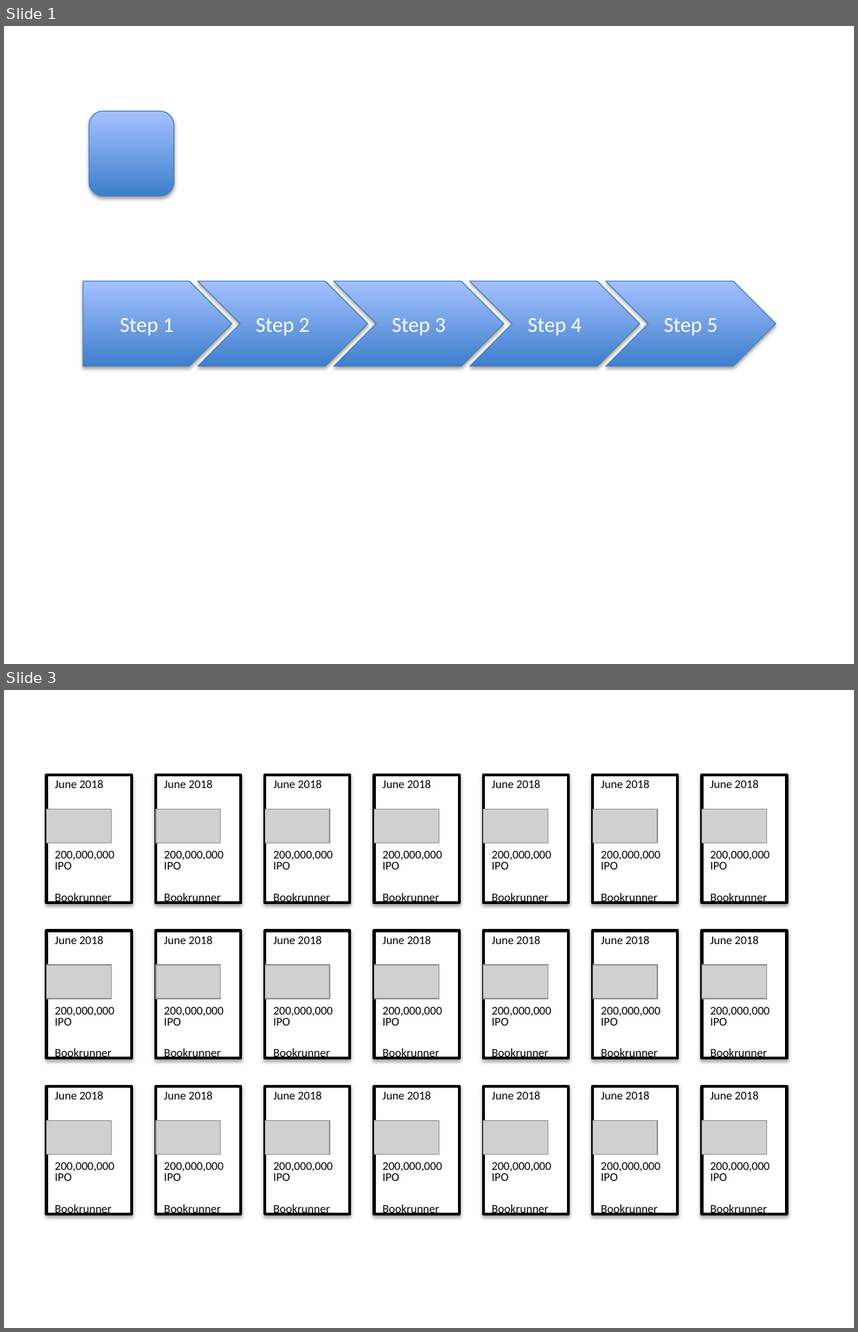
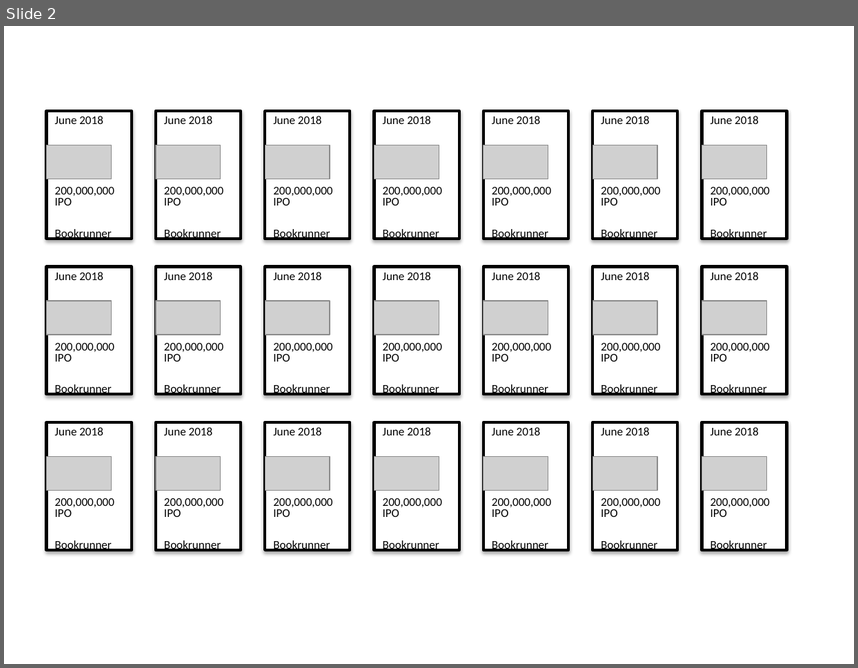
Before and after one commit to cbhuston/IBPowerPointPrototype, a slide deck: test.pptx. Shown one above the other, each under a label of ours: slides 1 and 3 before the commit, slide 2 after it; the slides between them are not shown. The pictures are 858x1332 and 858x668 pixels, drawn with LibreOffice and Linux fonts; fonts in the diff are those of the drawing; grey boxes stand for pictures. Boxes give left, top, right and bottom in pixels: in the first picture for what was removed or moved away, otherwise in the second. Text is boxed around its words. In the diff, an @@ line names an element or a change of style, - is before the commit and + after.

```diff
--- a/test.pptx
+++ b/test.pptx
@@ slide 1 removed at bbox=[4, 26, 854, 664], background #FFFFFF @@
@@ rounded rectangle removed at bbox=[89, 111, 174, 196] @@
@@ pentagon arrow removed at bbox=[83, 281, 232, 366] @@
-Step 1
@@ chevron removed at bbox=[198, 281, 368, 366] @@
-Step 2
@@ chevron removed at bbox=[334, 281, 504, 366] @@
-Step 3
@@ chevron removed at bbox=[470, 281, 640, 366] @@
-Step 4
@@ chevron removed at bbox=[606, 281, 776, 366] @@
-Step 5
@@ what was slide 3 is now slide 2 @@
```
Also in this commit, not shown: 1 slide added, 1 other slide removed, 2 other files.
